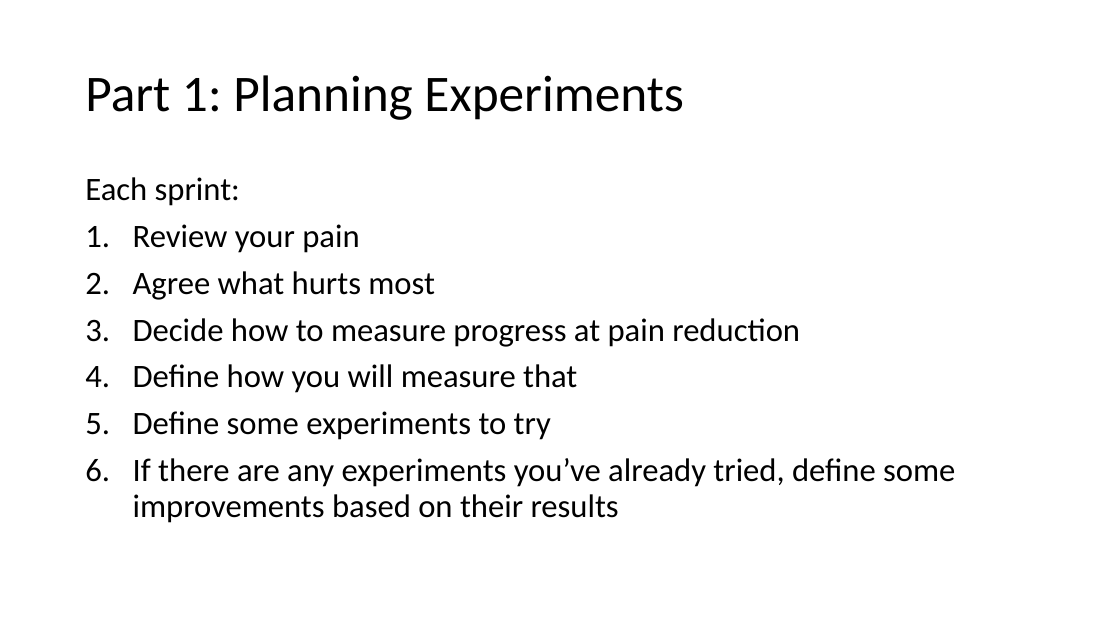
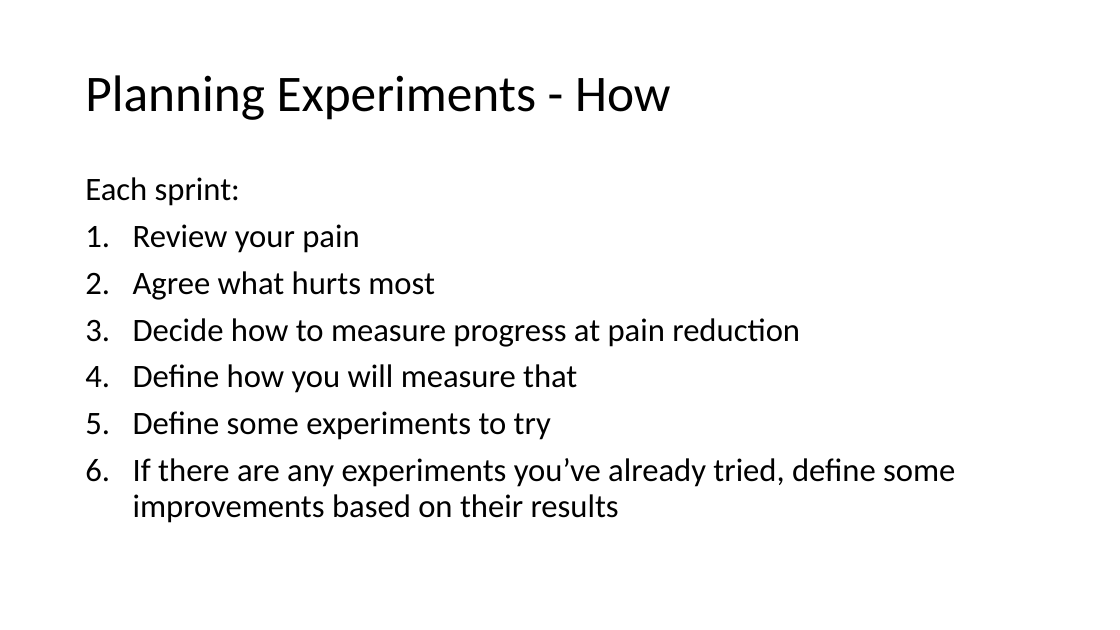
Before and after one commit to arlobelshee/Presentations, a slide deck: slide 18 of leading technical debt/gogo keynote - data-driven leadership to solve technical debt.pptx (slide 14 before the commit). Drawn at 1120x630 pixels with LibreOffice and Linux fonts; fonts in the diff are those of the drawing. Boxes give left, top, right and bottom in pixels: in the first picture for what was removed or moved away, otherwise in the second. Text is boxed around its words. In the diff, an @@ line names an element or a change of style, - is before the commit and + after.

```diff
--- a/leading technical debt/gogo keynote - data-driven leadership to solve technical debt.pptx
+++ b/leading technical debt/gogo keynote - data-driven leadership to solve technical debt.pptx
@@ title at <box>85,75,671,120</box>: text changed @@
-Part 1: Planning Experiments
+Planning Experiments - How
```
Also in this commit, not shown: 13 other slides changed, 14 slides added, 3 slides removed.
